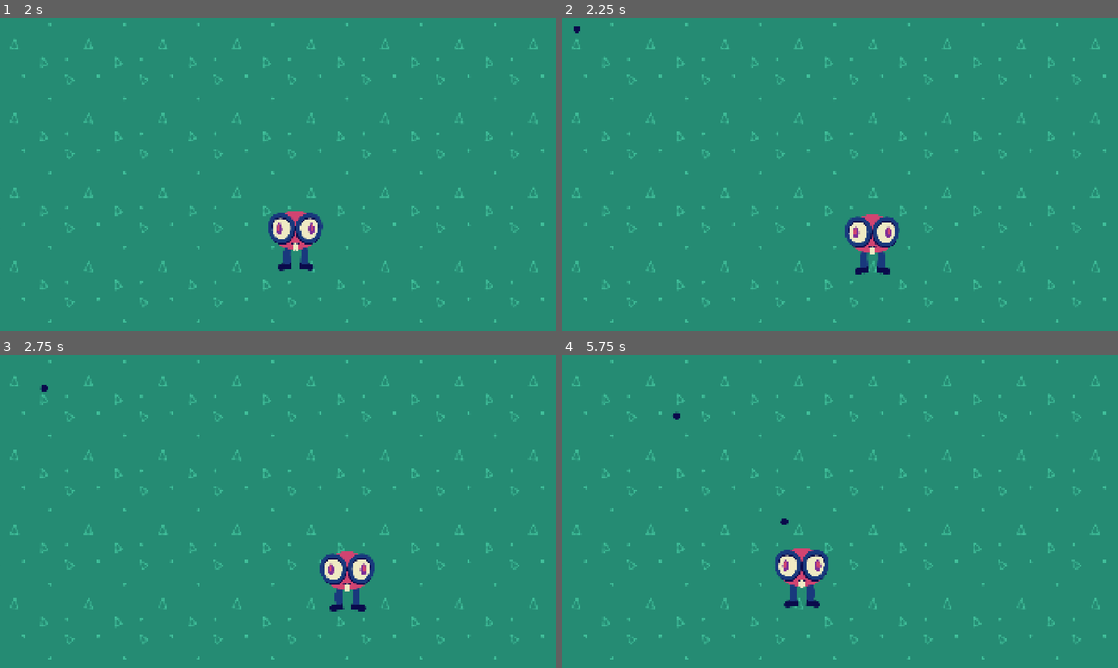
Above: before the commit, frames 1-4 (two rows, left to right).
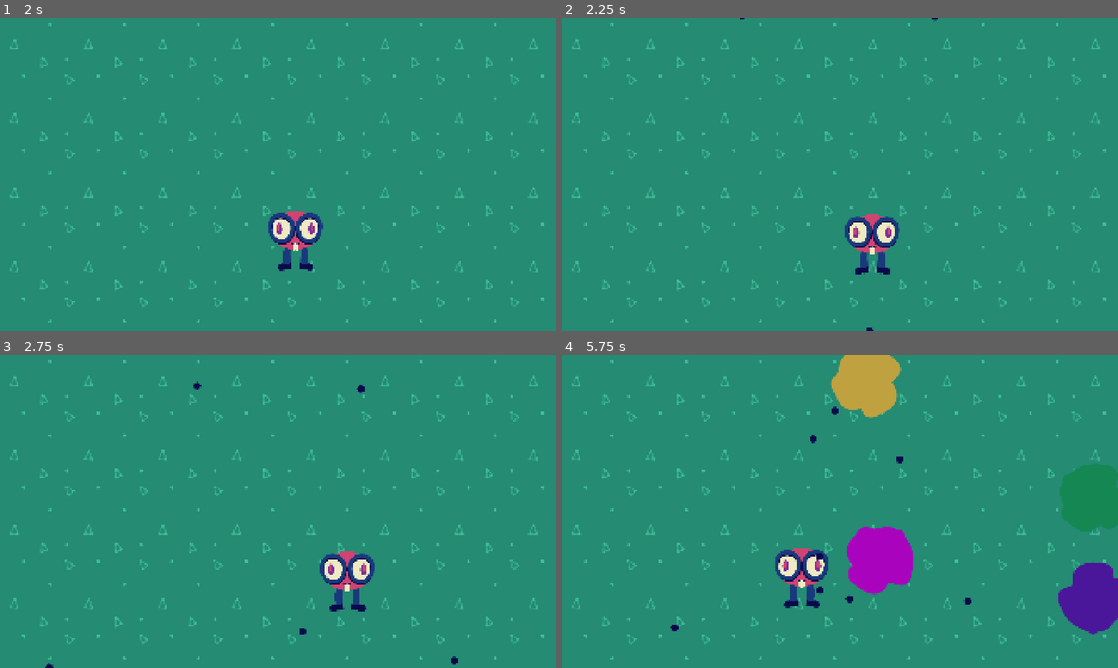
Above: after the commit, the same moments.

Repository: squarepear/ggj-26
Game: Godot game, scene res://world/world.tscn
The game is run twice, just before and just after one commit, with the same random seed, the same clock (stepped at 60 frames per second) and the same inputs.
Inputs:
- Up to frame 1 (2 s): tap Enter at 0.5 s; hold D (move_right) 0.53-1.28 s; hold S (move_down) from 1.28 s (still down)
- Up to frame 2 (2.25 s): release S (move_down) at 2.03 s; hold D (move_right) from 2.03 s (still down)
- Up to frame 3 (2.75 s): keep holding D (move_right)
- Up to frame 4 (5.75 s): release D (move_right) at 2.78 s; hold W (move_up) 2.78-3.53 s; hold A (move_left) 3.53-5.03 s; hold S (move_down) from 5.03 s (still down)

Frame 1 is identical in both runs. In frame 2, less than 0.1% of the frame differs, in the area x 2-68%, y 0-100%; in frame 3, 0.1%; in frame 4, 8.1%, in the area x 19-100%, y 0-90%.

Commit message:
Implement initial wave generator

Diff:
--- /dev/null
+++ b/project/bullet/wave_generator.gd
@@ -0,0 +1,41 @@
+class_name WaveGenerator
+extends Node
+
+const BOUNDARY_OFFSET := 64.0
+
+@export var _bullet_scenes: Array[PackedScene] = []
+@export var _wave_component: WaveComponent
+
+
+func _ready() -> void:
+	assert(_wave_component, "target wave component must be assigned!")
+
+	for i in 5:
+		print(_get_random_spawn_point())
+		var spawner := SpawnerComponent.new()
+		_wave_component.add_child(spawner)
+		spawner.global_position = _get_random_spawn_point()
+		spawner.bullet = _bullet_scenes[0]
+
+
+# Gets a random point along the boundary of the screen with an offset of BOUNDARY_OFFSET
+func _get_random_spawn_point() -> Vector2:
+	var boundary := get_viewport().get_visible_rect()
+	boundary.position -= Vector2.ONE * BOUNDARY_OFFSET
+	boundary.size += Vector2.ONE * BOUNDARY_OFFSET * 2
+
+	var pos := randf_range(0, boundary.size.x * 2 + boundary.size.y * 2)
+
+	if pos < boundary.size.x:
+		return boundary.position + Vector2.RIGHT * pos
+	pos -= boundary.size.x
+
+	if pos < boundary.size.x:
+		return boundary.position + Vector2.DOWN * boundary.size.y + Vector2.RIGHT * pos
+	pos -= boundary.size.x
+
+	if pos < boundary.size.y:
+		return boundary.position + Vector2.DOWN * pos
+	pos -= boundary.size.y
+
+	return boundary.position + Vector2.DOWN * pos + Vector2.RIGHT * boundary.size.x
--- a/project/world/world.tscn
+++ b/project/world/world.tscn
@@ -4,8 +4,8 @@
 [ext_resource type="Script" path="res://world/world.gd" id="1_fn3g3"]
 [ext_resource type="Texture2D" uid="uid://em5ikda2vpnt" path="res://world/background.png" id="1_tcf2h"]
 [ext_resource type="Script" path="res://component/wave_component.gd" id="3_h5o24"]
-[ext_resource type="Script" uid="uid://baug51yyody53" path="res://component/spawner_component.gd" id="4_mmdvd"]
 [ext_resource type="PackedScene" uid="uid://c54hqm4wfxq0w" path="res://bullet/bullet.tscn" id="5_mmdvd"]
+[ext_resource type="Script" uid="uid://clntnlnf2eit2" path="res://bullet/wave_generator.gd" id="7_sc4t8"]
 
 [sub_resource type="TileSetAtlasSource" id="TileSetAtlasSource_tcf2h"]
 texture = ExtResource("1_tcf2h")
@@ -30,13 +30,14 @@
 script = ExtResource("3_h5o24")
 target = NodePath("../Player")
 
-[node name="SpawnerComponent" type="Node2D" parent="WaveComponent" unique_id=1570339531]
-script = ExtResource("4_mmdvd")
-bullet = ExtResource("5_mmdvd")
-metadata/_custom_type_script = "uid://baug51yyody53"
-
 [node name="Timer" type="Timer" parent="." unique_id=799842827]
 wait_time = 2.0
 autostart = true
 
+[node name="WaveGenerator" type="Node" parent="." unique_id=2090635365 node_paths=PackedStringArray("_wave_component")]
+script = ExtResource("7_sc4t8")
+_bullet_scenes = Array[PackedScene]([ExtResource("5_mmdvd")])
+_wave_component = NodePath("../WaveComponent")
+metadata/_custom_type_script = "uid://clntnlnf2eit2"
+
 [connection signal="timeout" from="Timer" to="." method="_on_timer_timeout"]
Not shown, added: project/bullet/wave_generator.gd.uid
